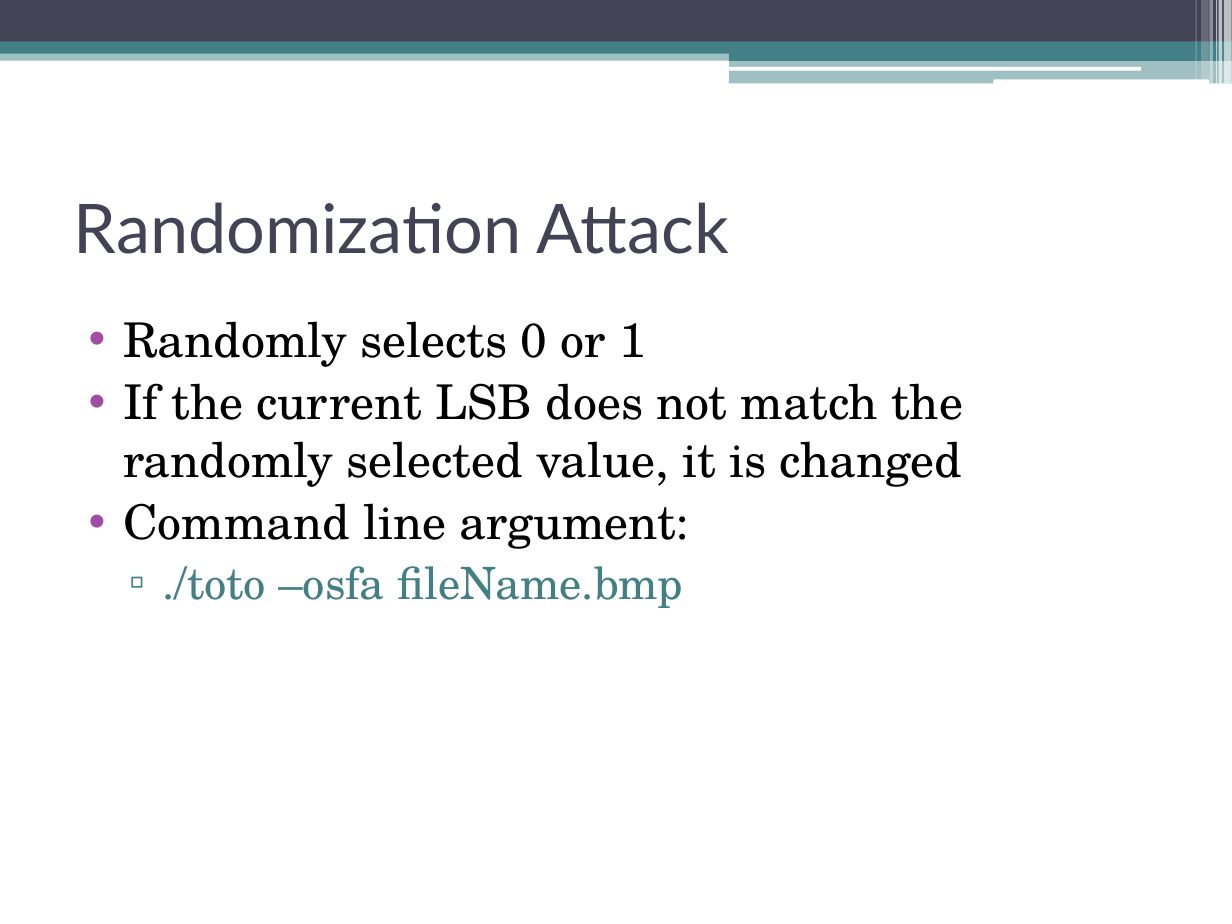
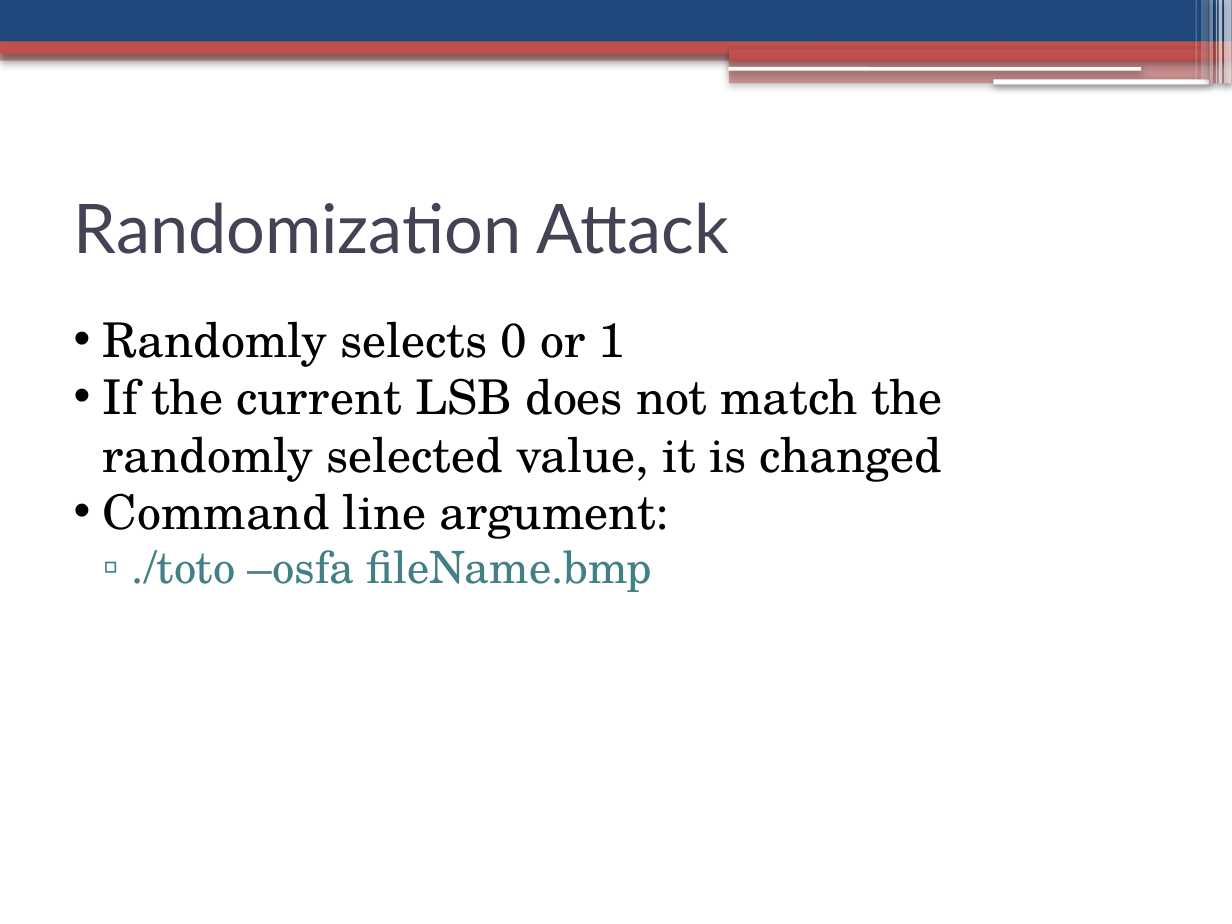
Before and after one commit to jaideng123/Cryptosystems, a slide deck: slide 4 of FinalPresentation.pptx. Drawn at 1232x924 pixels with LibreOffice and Linux fonts; fonts in the diff are those of the drawing. Boxes give left, top, right and bottom in pixels: in the first picture for what was removed or moved away, otherwise in the second. Text is boxed around its words. In the diff, an @@ line names an element or a change of style, - is before the commit and + after.

Commit message:
RSA template slides, RSA attack slides done, started references

```diff
--- a/FinalPresentation.pptx
+++ b/FinalPresentation.pptx
@@ rectangle at box(0, 0, 1232, 42): fill #424456 to #1F497D; shadow on @@
@@ rectangle at box(1195, 0, 1196, 79): fill #FFFFFF at 30% opacity to #FFFFFF at 31% opacity; shadow on @@
@@ shadow on in 3 elements at box(1216, 0, 1217, 84), box(1210, 0, 1214, 84), box(1201, 0, 1209, 79) @@
@@ rectangle at box(1218, 0, 1222, 84): fill #FFFFFF at 65% opacity to #FFFFFF at 66% opacity; shadow on @@
@@ rectangle at box(1225, 0, 1232, 84): fill #FFFFFF at 65% opacity to #FFFFFF at 66% opacity; shadow on @@
@@ rectangle at box(0, 49, 1232, 60): fill #438086 at 50% opacity to #C0504D at 50% opacity; shadow on @@
@@ rectangle at box(0, 42, 1232, 54): fill #438086 to #C0504D; shadow on @@
@@ rectangle at box(729, 59, 1232, 84): fill #438086 at 50% opacity to #C0504D at 50% opacity; shadow on @@
@@ rectangle at box(729, 48, 1232, 60): fill #438086 to #C0504D; shadow on @@
@@ rounded rectangle at box(728, 67, 1141, 70): shadow on; proportions changed @@
@@ rounded rectangle at box(993, 79, 1209, 84): shadow on; proportions changed @@
@@ text "Randomly selects 0 or 1" at box(103, 321, 943, 592): indent changed; less space between paragraphs @@
```
Also in this commit, not shown: 10 other slides changed, 5 slides added.
